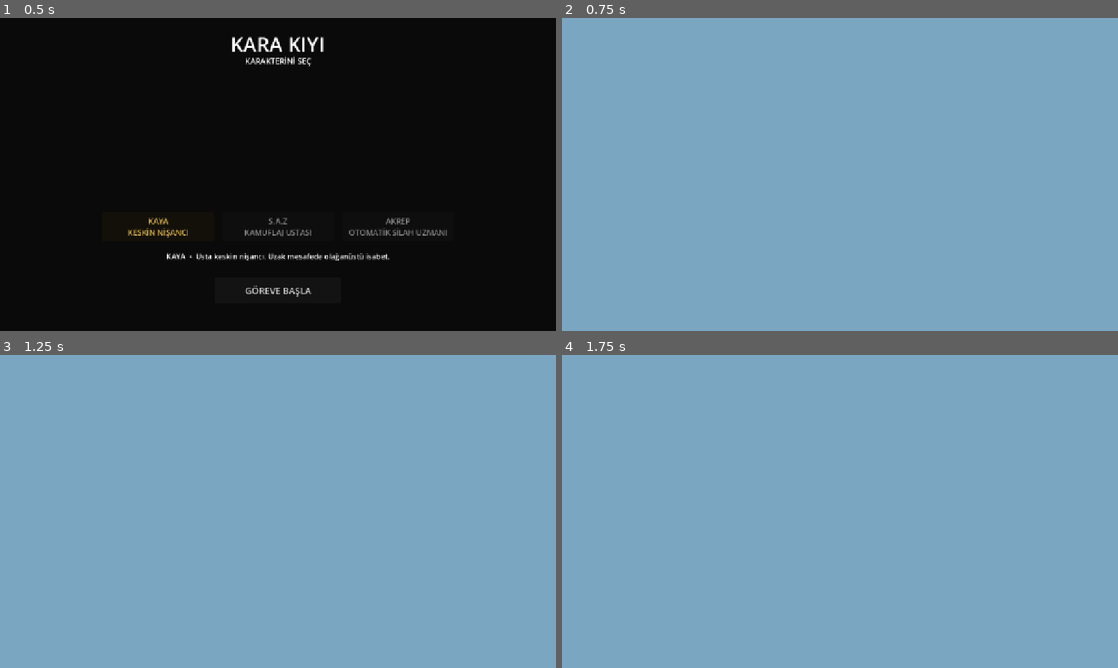
Above: before the commit, frames 1-4 (two rows, left to right).
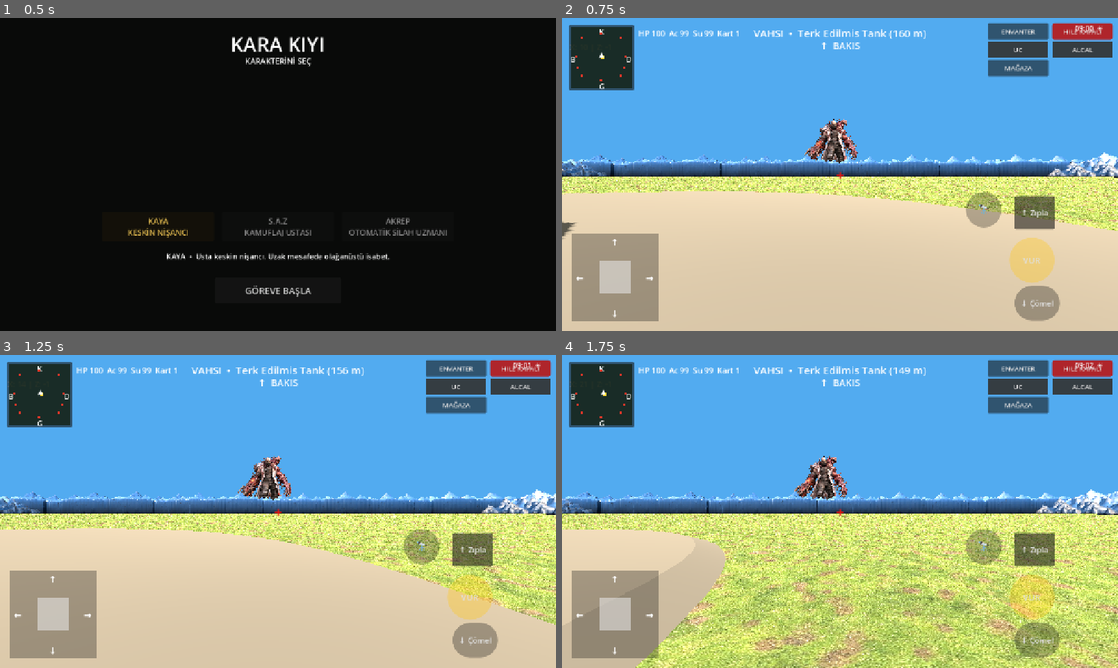
Above: after the commit, the same moments.

Repository: cantrsx-blip/GrayCardWars
Game: Godot game, scene res://scenes/Intro.tscn
The game is run twice, just before and just after one commit, with the same random seed, the same clock (stepped at 60 frames per second) and the same inputs.
Inputs (mouse positions are in pixels of both pictures, inside the frame that each line leads up to):
- Up to frame 1 (0.5 s): no input
- Up to frame 2 (0.75 s): click "GÖREVE BAŞLA" at 0.5 s
- Up to frame 3 (1.25 s): no input
- Up to frame 4 (1.75 s): tap Enter at 1.25 s; move the mouse to (962, 495) at 1.27 s; hold D (move_right) from 1.28 s (still down); hold B (build_boat) from 1.28 s (still down); click (962, 495) at 1.42 s

Frame 1 is identical in both runs. In frame 2, 100% of the frame differs, in the area x 0-100%, y 0-100%; in frame 3, 100%; in frame 4, 100%.
Error before the commit: Parse Error: Identifier "step" not declared in the current scope. (res://scripts/main.gd:744)

Commit message:
Fix mountain barrier parse error

Diff:
--- a/scripts/main.gd
+++ b/scripts/main.gd
@@ -741,7 +741,7 @@
 	var cs=CollisionShape3D.new()
 	var sh=BoxShape3D.new()
 	if absf(p.z)>=absf(p.x):
-		sh.size=Vector3(step if false else 20.0,40.0,3.0)
+		sh.size=Vector3(20.0,40.0,3.0)
 	else:
 		sh.size=Vector3(3.0,40.0,20.0)
 	cs.shape=sh
